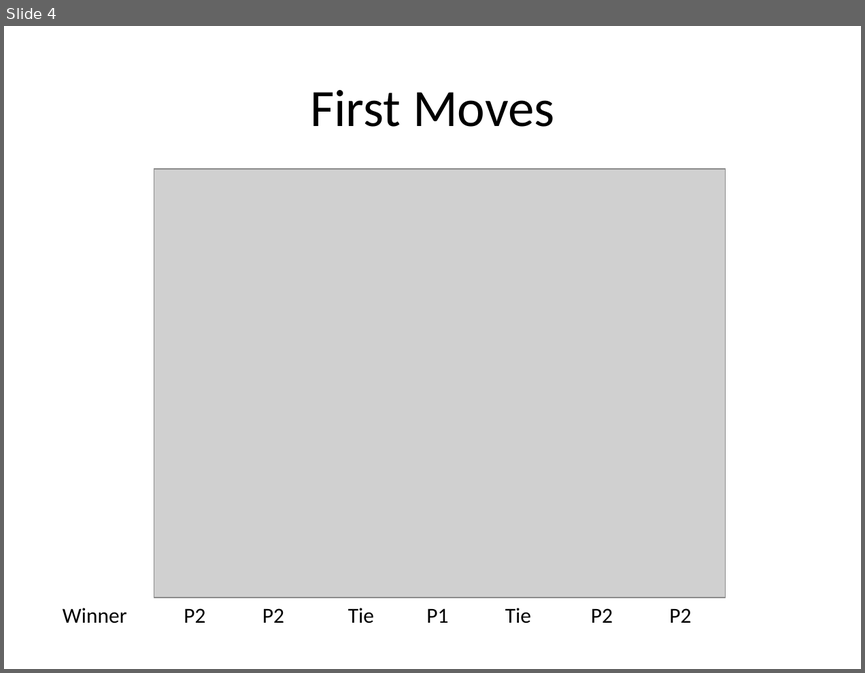
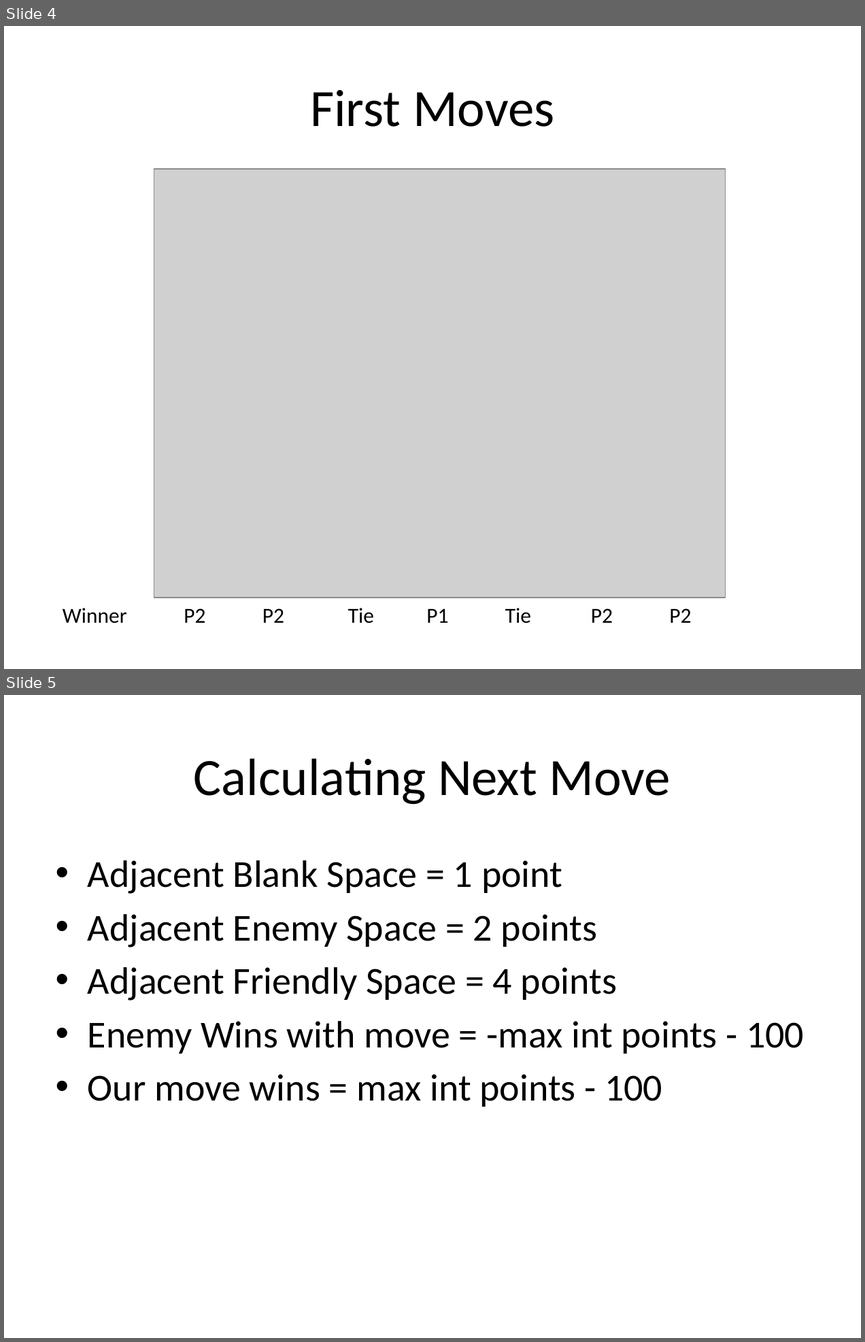
Before and after one commit to jjpearson8611/AI-Class-Projects, a slide deck: FinalProject/FinalProjectPresentation.pptx. Shown one above the other, each under a label of ours: slide 4 before the commit, slides 4 and 5 after it. The pictures are 865x673 and 865x1342 pixels, drawn with LibreOffice and Linux fonts; fonts in the diff are those of the drawing; grey boxes stand for pictures. Boxes give left, top, right and bottom in pixels: in the first picture for what was removed or moved away, otherwise in the second. Text is boxed around its words. In the diff, an @@ line names an element or a change of style, - is before the commit and + after.

```diff
--- a/FinalProject/FinalProjectPresentation.pptx
+++ b/FinalProject/FinalProjectPresentation.pptx
@@ slide 5 added at [4,695,861,1338], background #FFFFFF @@
@@ title added at [194,758,670,804], 44 pt, text #000000 @@
+Calculating Next Move
@@ text added at [88,860,804,1106], 32 pt, text #000000 @@
+• Adjacent Blank Space = 1 point
+• Adjacent Enemy Space = 2 points
+• Adjacent Friendly Space = 4 points
+• Enemy Wins with move = -max int points - 100
+• Our move wins = max int points - 100
```
Also in this commit, not shown: 4 other slides added, 1 slide removed, 2 other files.
